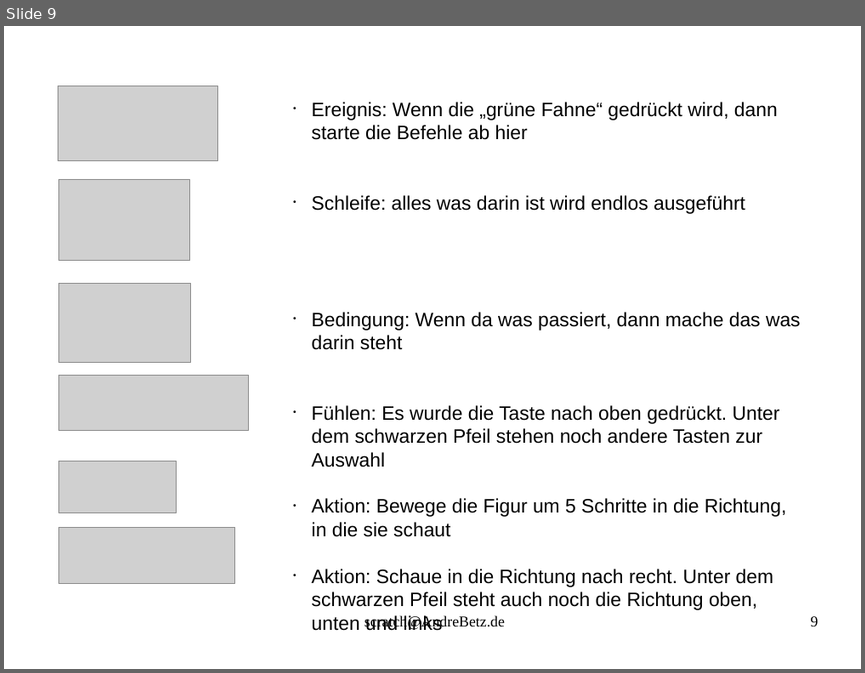
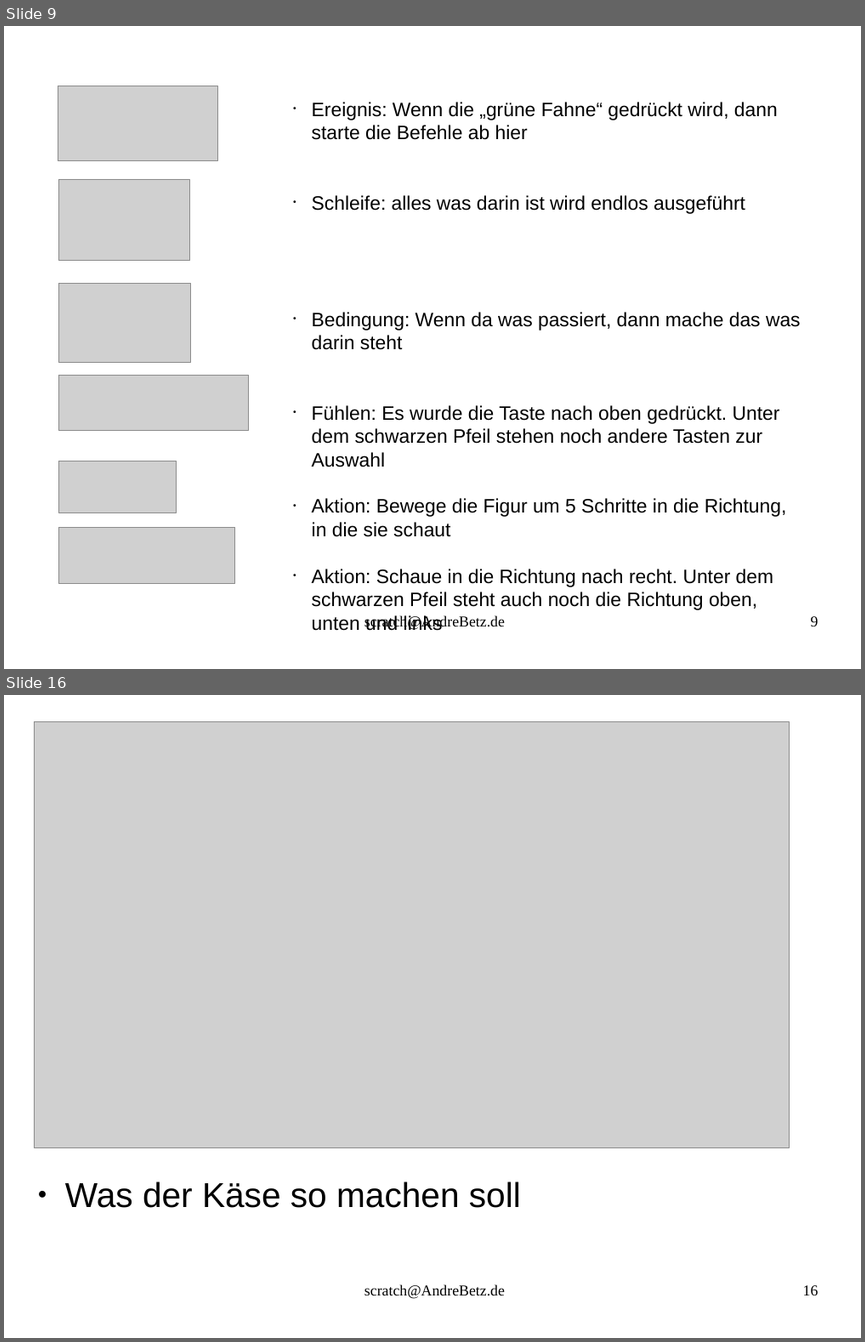
Before and after one commit to sky4walk/documents, a slide deck: ProgrammierkursScratchSpiel.odp. Shown one above the other, each under a label of ours: slide 9 before the commit, slides 9 and 16 after it; the slides between them are not shown. The pictures are 865x673 and 865x1342 pixels, drawn with LibreOffice and Linux fonts; fonts in the diff are those of the drawing; grey boxes stand for pictures. Boxes give left, top, right and bottom in pixels: in the first picture for what was removed or moved away, otherwise in the second. Text is boxed around its words. In the diff, an @@ line names an element or a change of style, - is before the commit and + after.

```diff
--- a/ProgrammierkursScratchSpiel.odp
+++ b/ProgrammierkursScratchSpiel.odp
@@ slide 16 added at (4, 695, 861, 1338), background #FFFFFF @@
@@ picture added at (35, 721, 789, 1147) @@
@@ text added at (65, 1181, 521, 1208), 32 pt, text #000000 @@
+● Was der Käse so machen soll
@@ text added at (364, 1284, 505, 1299), 14 pt, text #000000 @@
+scratch@AndreBetz.de
@@ page number added at (803, 1285, 818, 1295), 14 pt, text #000000 @@
+16
```
Also in this commit, not shown: 8 other slides added, 1 other file.
